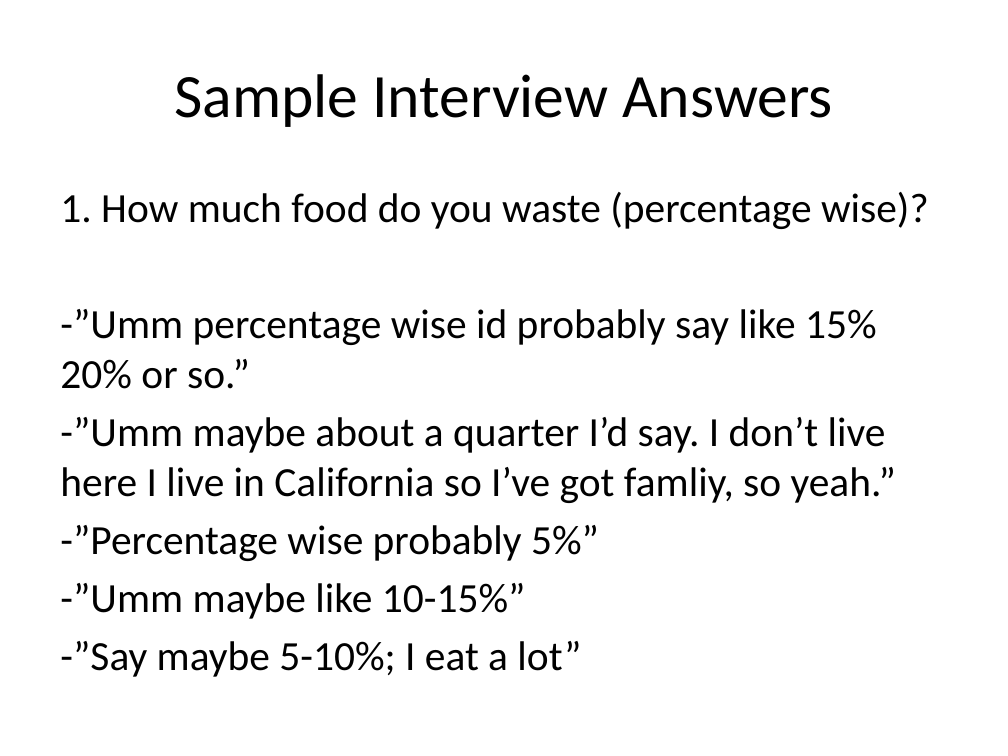
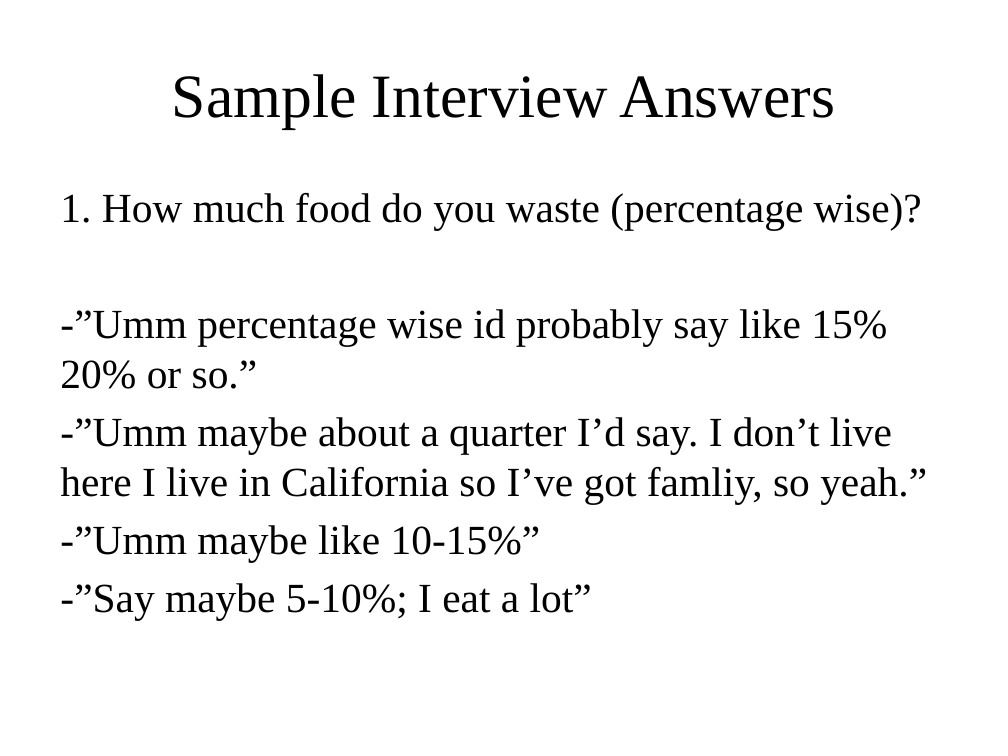
Before and after one commit to bensterl/EID-Repo, a slide deck: slide 4 of Smart Food.pptx (slide 3 before the commit). Drawn at 1008x756 pixels with LibreOffice and Linux fonts; fonts in the diff are those of the drawing. Boxes give left, top, right and bottom in pixels: in the first picture for what was removed or moved away, otherwise in the second. Text is boxed around its words. In the diff, an @@ line names an element or a change of style, - is before the commit and + after.

Commit message:
Smart Food Powerpoint v2.0

```diff
--- a/Smart Food.pptx
+++ b/Smart Food.pptx
@@ title "Sample Interview Answers" at (172, 74, 836, 129): font Calibri to Times New Roman @@
@@ text "1. How much food do ..." at (60, 193, 927, 621): font Calibri to Times New Roman @@
@@ text at (60, 525, 599, 561): paragraph removed @@
--”Percentage wise probably 5%”
```
Also in this commit, not shown: 2 other slides changed, 3 slides added, 1 slide removed.
